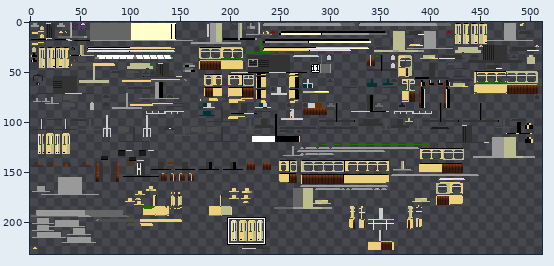
Two states of a sprite sheet, src/main/resources/assets/tctramsinmotion/textures/trains/Duewag_GT6ER_Green.png. Above, an overview of the earlier version with the close-up marked.
Close-up. Old version:
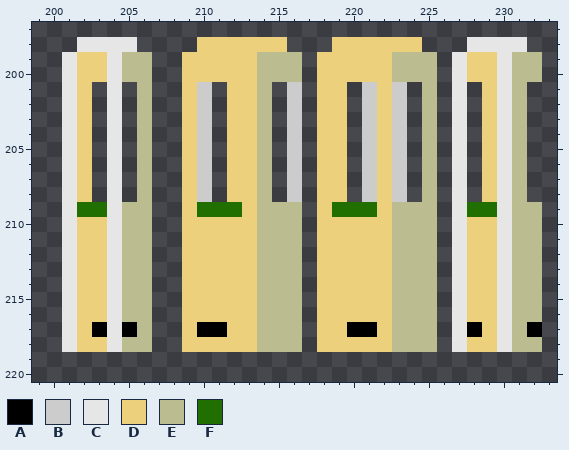
The file is 512x256 pixels. Colours within 5 levels of each other are drawn and written as one. Shown: x 199..233, y 197..220. The wide view leaves out empty margins. The commit also changed other parts of the picture, which this record leaves out.
Palette (. is transparent): A #000000  B #cccccc  C #e6e6e6  D #edd07b  E #bcbc91  F #216f00
Pixels before, first column x 201:
198 .CCCC....DDDDDD...DDDDDD...CCCC.
199 CDDCEE..DDDDDEEE.DDDDDEEE.CDDCEE
200 CDDCEE..DDDDDEEE.DDDDDEEE.CDDCEE
201 CD.C.E..DB.DDE.B.DD.BDB.E.C.DCE.
202 CD.C.E..DB.DDE.B.DD.BDB.E.C.DCE.
203 CD.C.E..DB.DDE.B.DD.BDB.E.C.DCE.
204 CD.C.E..DB.DDE.B.DD.BDB.E.C.DCE.
205 CD.C.E..DB.DDE.B.DD.BDB.E.C.DCE.
206 CD.C.E..DB.DDE.B.DD.BDB.E.C.DCE.
207 CD.C.E..DB.DDE.B.DD.BDB.E.C.DCE.
208 CD.C.E..DB.DDE.B.DD.BDB.E.C.DCE.
209 CFFCEE..DFFFDEEE.DFFFDEEE.CFFCEE
210 CDDCEE..DDDDDEEE.DDDDDEEE.CDDCEE
211 CDDCEE..DDDDDEEE.DDDDDEEE.CDDCEE
212 CDDCEE..DDDDDEEE.DDDDDEEE.CDDCEE
213 CDDCEE..DDDDDEEE.DDDDDEEE.CDDCEE
214 CDDCEE..DDDDDEEE.DDDDDEEE.CDDCEE
215 CDDCEE..DDDDDEEE.DDDDDEEE.CDDCEE
216 CDDCEE..DDDDDEEE.DDDDDEEE.CDDCEE
217 CDACAE..DAADDEEE.DDAADEEE.CADCEA
218 CDDCEE..DDDDDEEE.DDDDDEEE.CDDCEE
The same view after the edit:
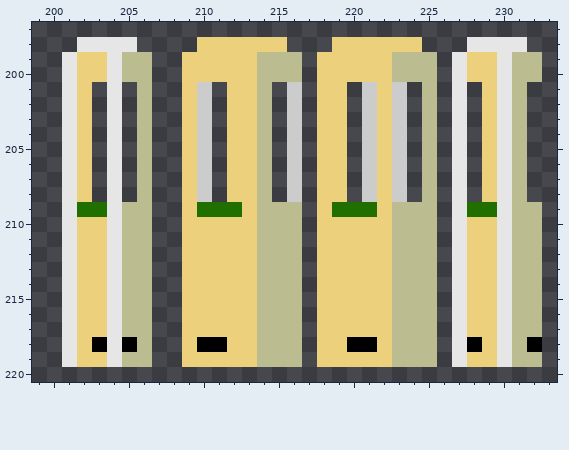
Change:
The author changed colour D to colour A in row 218 at x 203, 210 to 211, 220 to 221 and 228.
The author changed colour E to colour A in row 218 at x 205 and 232.
Colour C now appears in row 219 at x 201, 204, 227 and 230.
Colour D now appears in row 219 at x 202 to 203, 209 to 213, 218 to 222 and 228 to 229.
The author changed colour A to colour D in row 217 at x 203, 210 to 211, 220 to 221 and 228.
Colour E now appears in row 219 at x 205 to 206, 214 to 216, 223 to 225 and 231 to 232.
The author changed colour A to colour E in row 217 at x 205 and 232.
Where, in picture pixels (left, top, right, bottom), the same in both close-ups:
changed: (62, 322, 542, 367)
